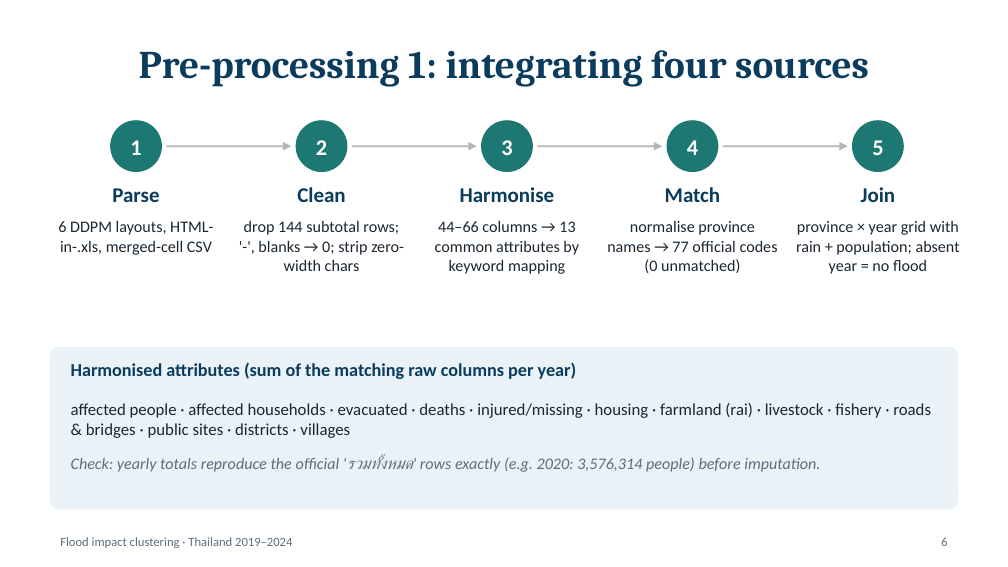
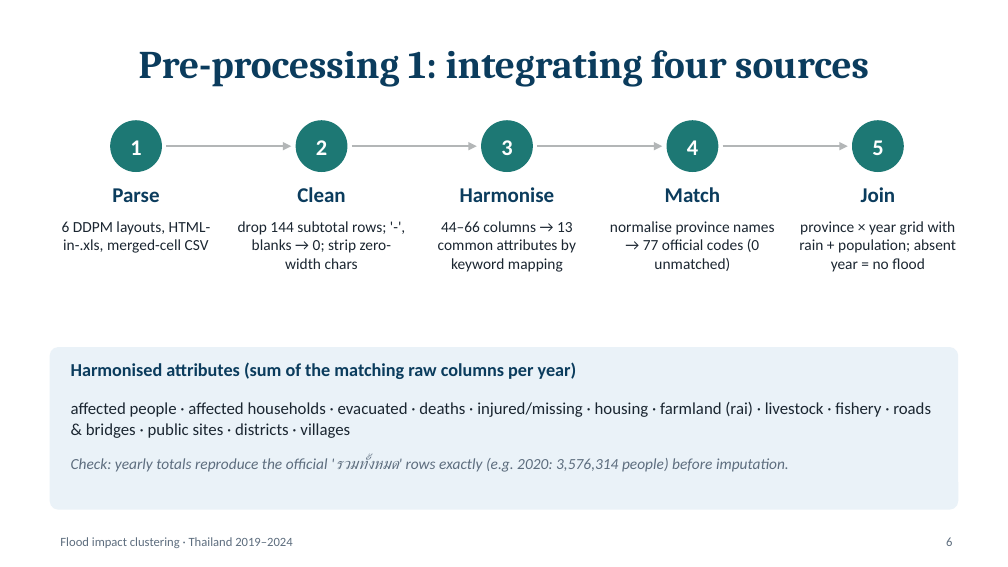
Before and after one commit to stampnapat/flood_analysis, a slide deck: slide 6 of slides/Flood_Clustering_Thailand.pptx. Drawn at 1008x567 pixels with LibreOffice and Linux fonts; fonts in the diff are those of the drawing. Boxes give left, top, right and bottom in pixels: in the first picture for what was removed or moved away, otherwise in the second. Text is boxed around its words. In the diff, an @@ line names an element or a change of style, - is before the commit and + after.

```diff
--- a/slides/Flood_Clustering_Thailand.pptx
+++ b/slides/Flood_Clustering_Thailand.pptx
@@ size 11.5 to 11 pt in 5 elements at bbox=[238, 221, 391, 269], bbox=[438, 221, 576, 272], bbox=[610, 221, 775, 271], bbox=[799, 221, 956, 272], bbox=[62, 221, 211, 253] @@
@@ text "Check: yearly totals reproduce the ..." at bbox=[71, 456, 789, 472]: size 11.5 to 11 pt; font Calibri to Arial in "'รวมทั้งหมด'" @@
@@ page number: place and size @@
-page number at bbox=[941, 537, 947, 546]
+page number at bbox=[946, 537, 952, 546]
```
Also in this commit, not shown: 17 other slides changed.
